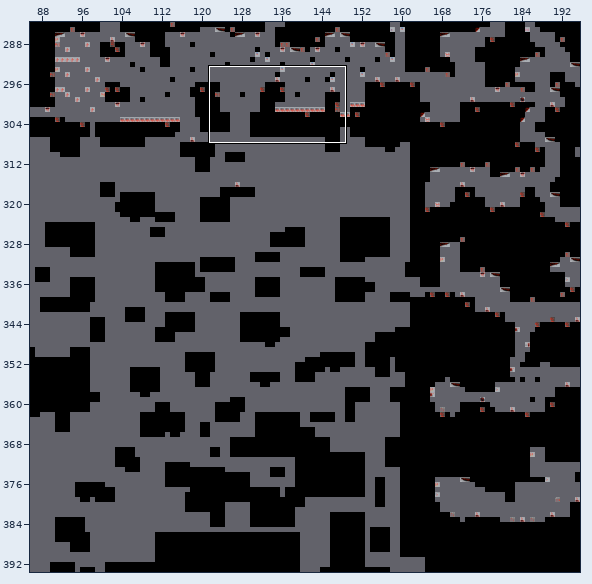
Tiled map, stored at TheCave.tmx. The picture above shows the old version from afar; the outline marks the close-up.
Close-up. Before:
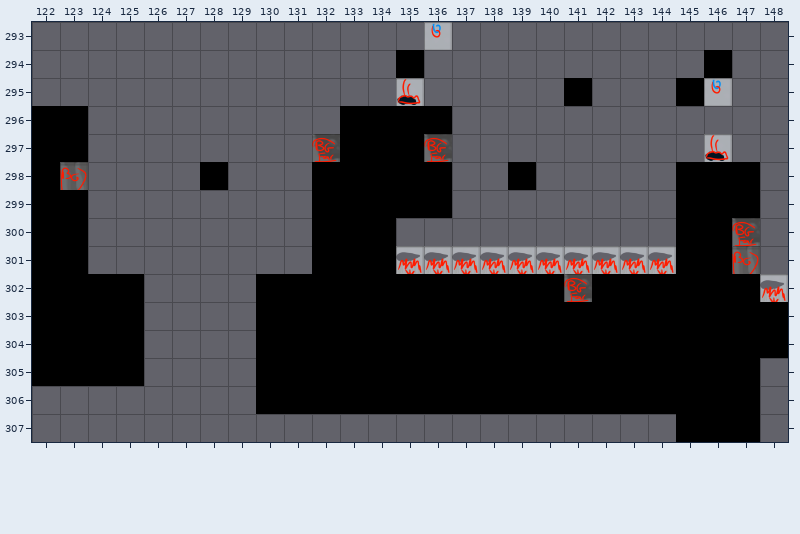
Cells are 120x120 px. Shown: x 122..148, y 293..307. The commit also changed other parts of the map, which this record leaves out.
Now the later version:
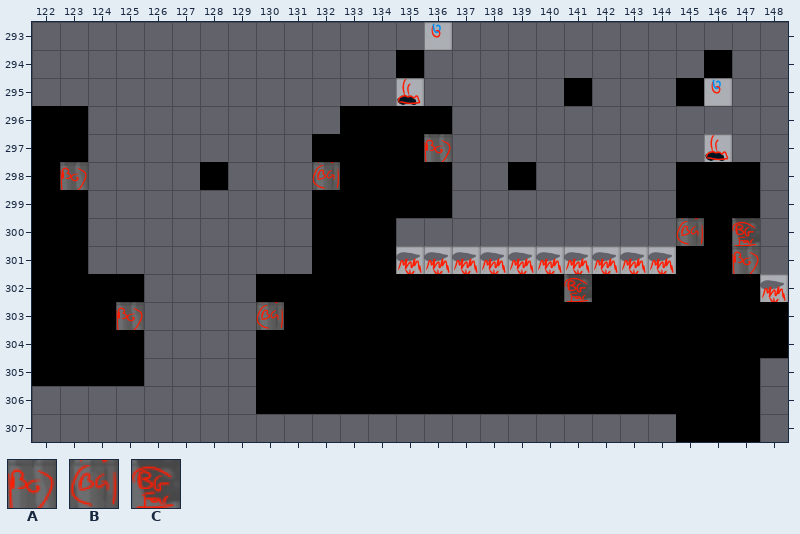
Key: from "UpperCaveObjectTiles": A 115, B 116, C 128.
_ is an empty cell.
See-through tiles are keyed as they look on the map.
Diff:
Layer "Objects":
Tile C becomes tile A in row 297 at x 136.
The author put tile A in row 303 at x 125.
The author put tile B in row 298 at x 132; in row 300 at x 145; in row 303 at x 130.
The author cleared tile C in row 297 at x 132.
